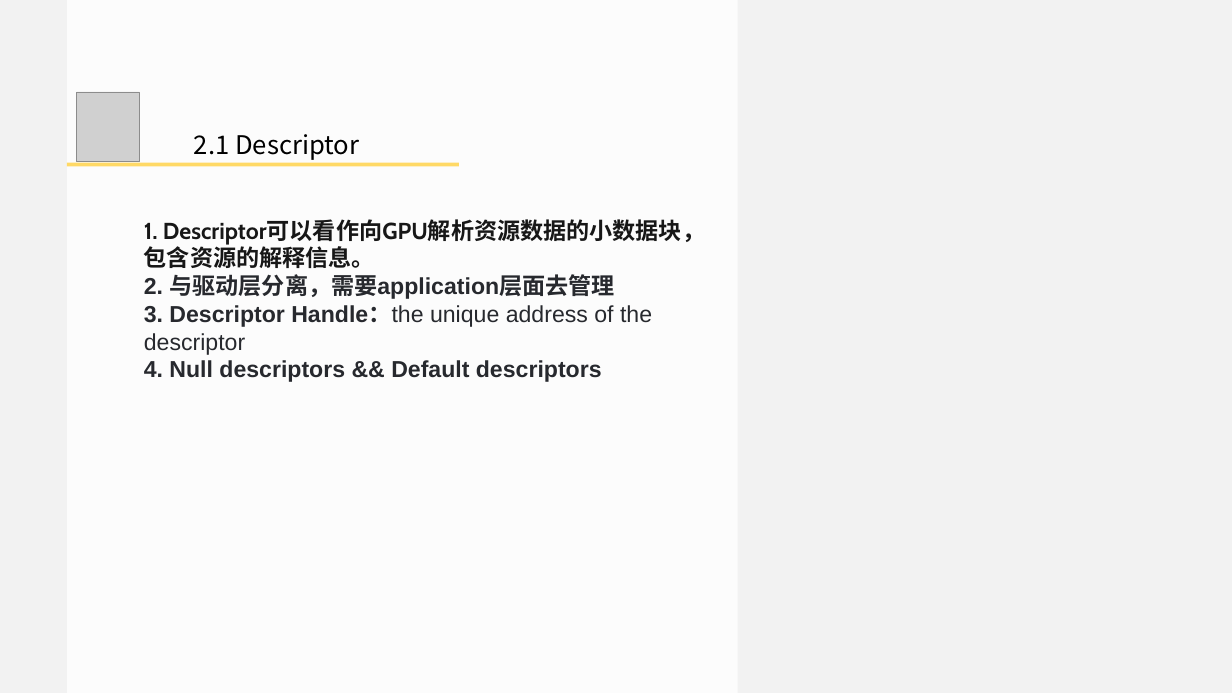
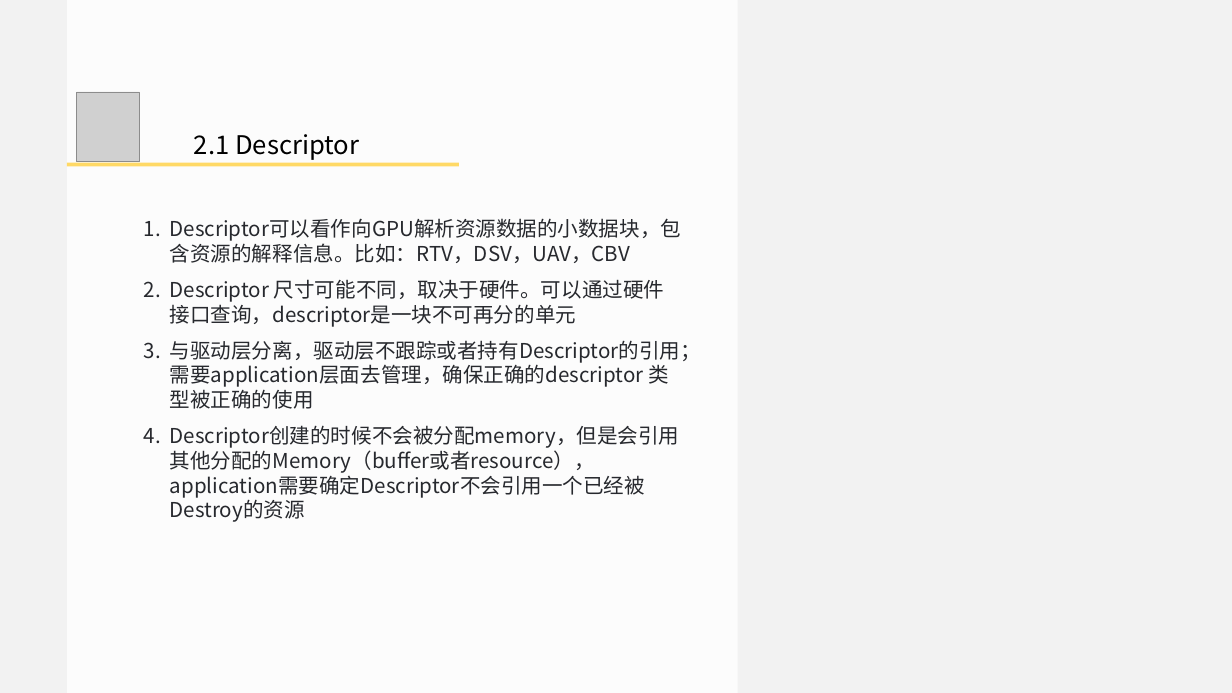
Before and after one commit to doomlover/KSGameEngineTutorials, a slide deck: slide 11 of PPTs/05.深入DX12绘制二.pptx (slide 9 before the commit). Drawn at 1232x693 pixels with LibreOffice and Linux fonts; fonts in the diff are those of the drawing; grey boxes stand for pictures. Boxes give left, top, right and bottom in pixels: in the first picture for what was removed or moved away, otherwise in the second. Text is boxed around its words. In the diff, an @@ line names an element or a change of style, - is before the commit and + after.

```diff
--- a/PPTs/05.深入DX12绘制二.pptx
+++ b/PPTs/05.深入DX12绘制二.pptx
@@ text at [170, 218, 701, 473]: text changed; size 36 to 32 pt; font Arial to Noto Sans CJK SC; bold off @@
-1. Descriptor可以看作向GPU解析资源数据的小数据块，包含资源的解释信息。
-2. 与驱动层分离，需要application层面去管理
-3. Descriptor Handle：the unique address of the descriptor
-4. Null descriptors && Default descriptors
+1. Descriptor可以看作向GPU解析资源数据的小数据块，包含资源的解释信息。比如：RTV，DSV，UAV，CBV
+2. Descriptor 尺寸可能不同，取决于硬件。可以通过硬件接口查询，descriptor是一块不可再分的单元
+3. 与驱动层分离，驱动层不跟踪或者持有Descriptor的引用；需要application层面去管理，确保正确的descriptor 类型被正确的使用
+4. Descriptor创建的时候不会被分配memory，但是会引用其他分配的Memory（buffer或者resource），application需要确定Descriptor不会引用一个已经被Destroy的资源
```
Also in this commit, not shown: 12 other slides changed, 8 slides added, 2 slides removed, 1 other file.
